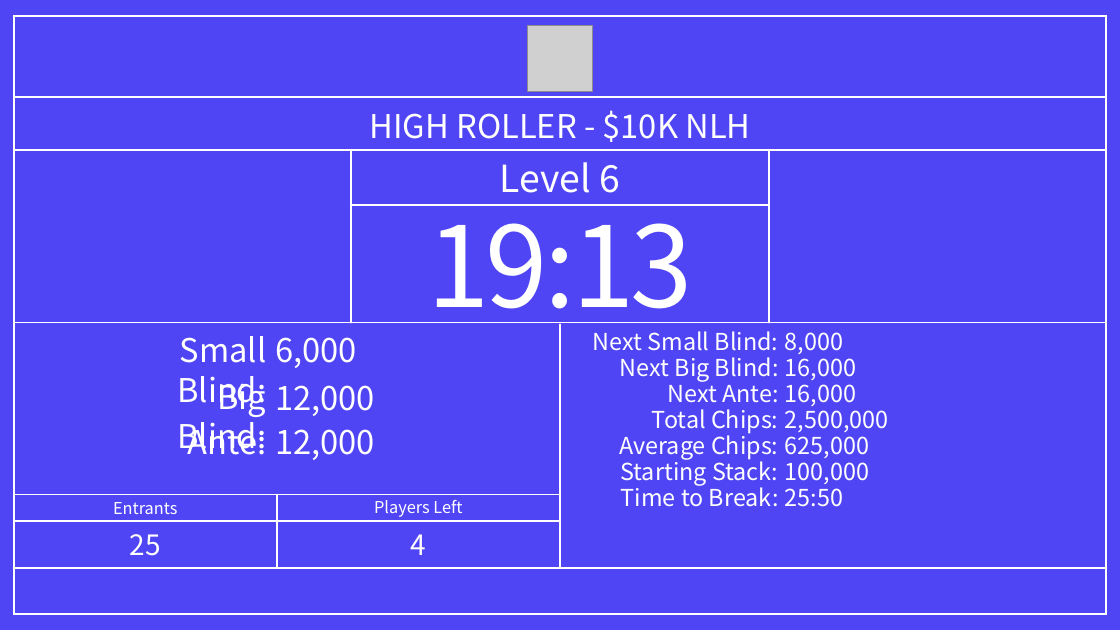
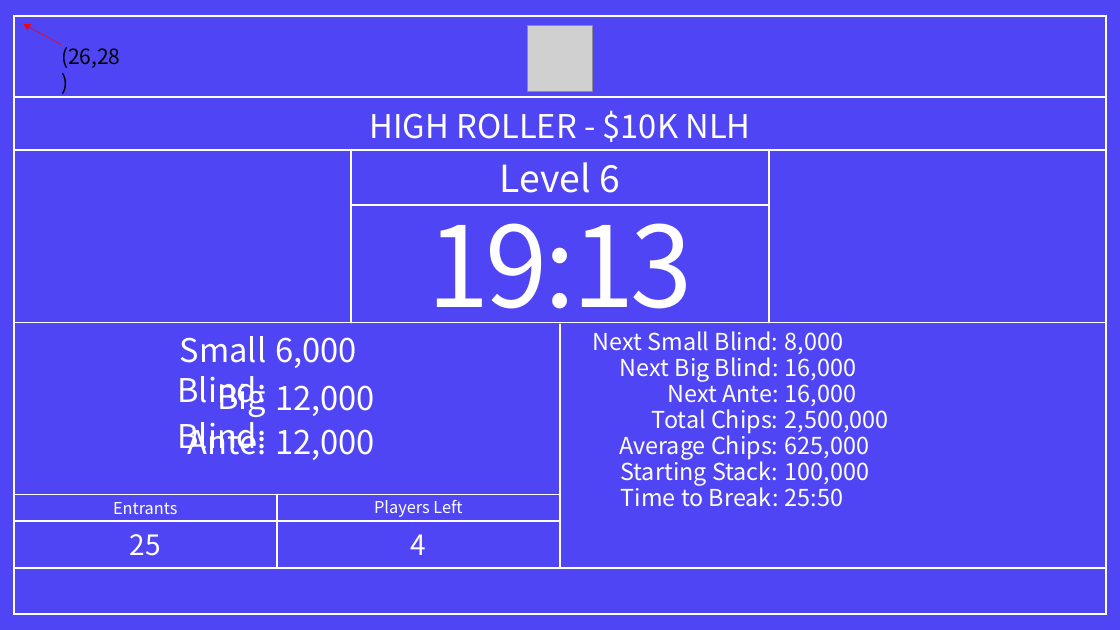
Before and after one commit to kage3175/PokerTimer, a slide deck: slide 3 of 프레젠테이션1.pptx. Drawn at 1120x630 pixels with LibreOffice and Linux fonts; fonts in the diff are those of the drawing; grey boxes stand for pictures. Boxes give left, top, right and bottom in pixels: in the first picture for what was removed or moved away, otherwise in the second. Text is boxed around its words. In the diff, an @@ line names an element or a change of style, - is before the commit and + after.

```diff
--- a/프레젠테이션1.pptx
+++ b/프레젠테이션1.pptx
@@ arrow added from (60, 45) to (24, 24), #FF0000 0.5 pt @@
@@ text added at (x1=61, y1=47, x2=120, y2=68), 18 pt, text #000000 @@
+(26,28)
```
Also in this commit, not shown: 1 other file.
